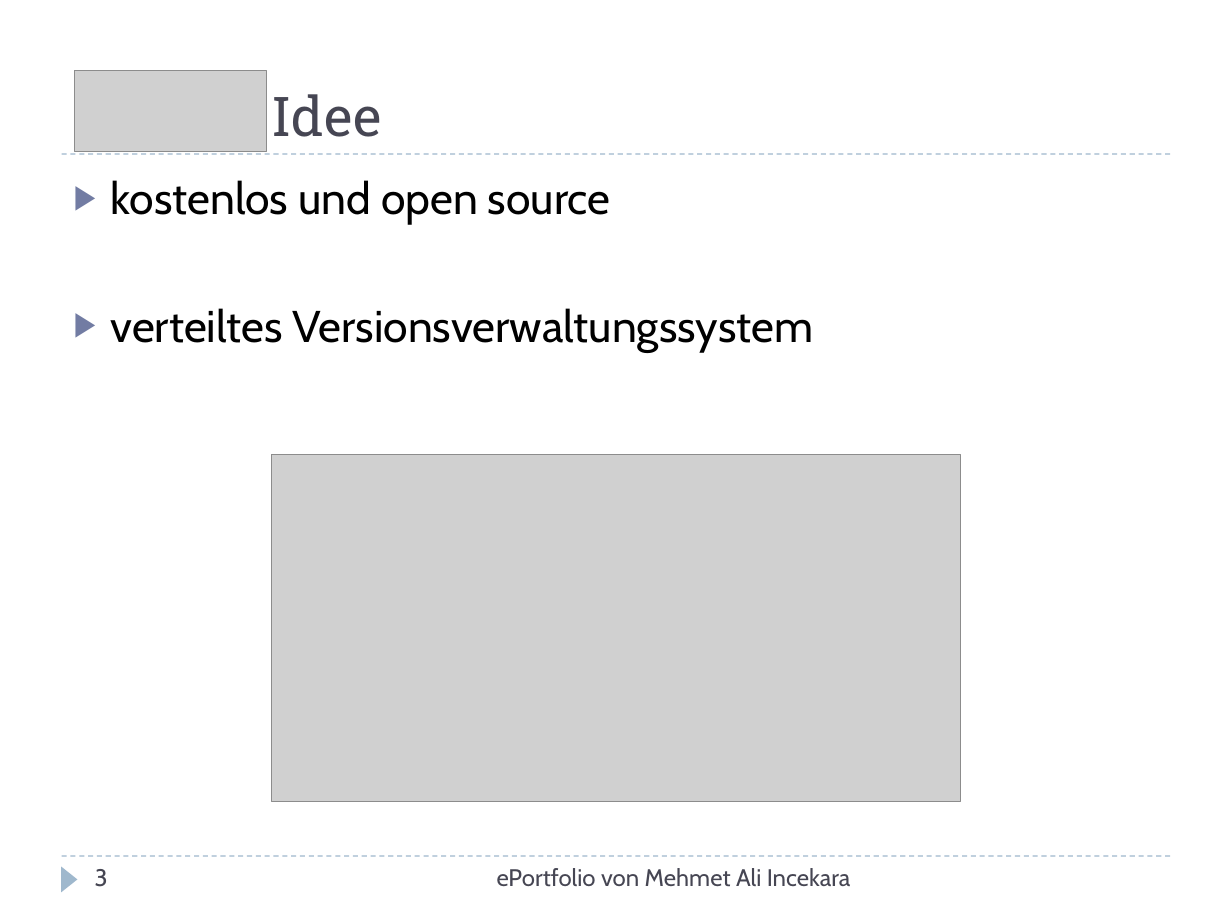
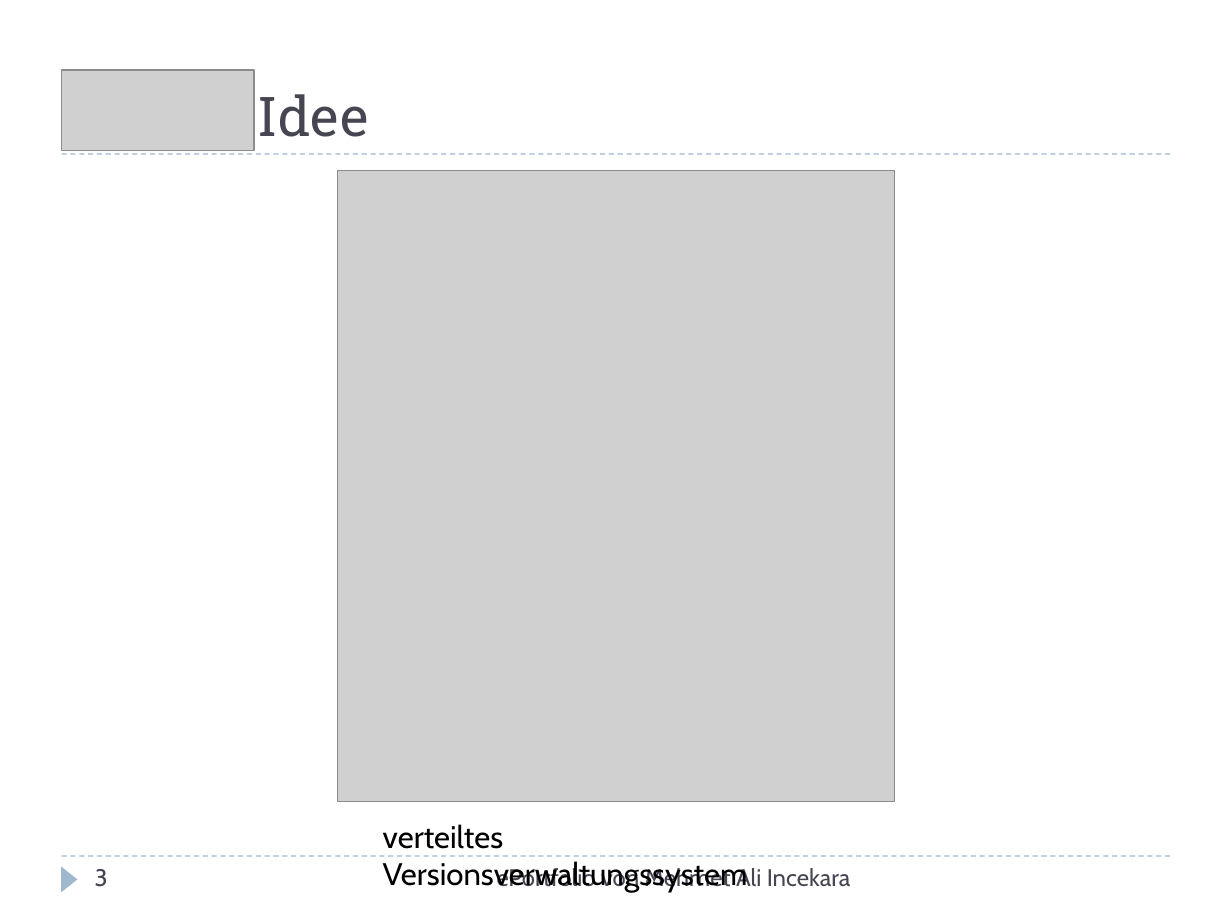
Before and after one commit to xnappy/ePortfolio, a slide deck: slide 3 of Git-und-GitHub.pptx. Drawn at 1232x924 pixels with LibreOffice and Linux fonts; fonts in the diff are those of the drawing; grey boxes stand for pictures. Boxes give left, top, right and bottom in pixels: in the first picture for what was removed or moved away, otherwise in the second. Text is boxed around its words. In the diff, an @@ line names an element or a change of style, - is before the commit and + after.

```diff
--- a/Git-und-GitHub.pptx
+++ b/Git-und-GitHub.pptx
@@ title "- Idee": place and size @@
-title "- Idee" at <box>272,94,383,137</box>
+title "- Idee" at <box>258,94,369,137</box>
@@ picture: place and size @@
-picture at <box>74,70,266,152</box>
+picture at <box>62,70,254,152</box>
@@ picture added at <box>338,170,896,801</box> @@
@@ text at <box>111,180,611,225</box>: paragraph removed @@
-▶ kostenlos und open source
@@ picture removed at <box>271,455,960,802</box> @@
@@ text "verteiltes Versionsverwaltungssystem": place and size @@
-text "verteiltes Versionsverwaltungssystem" at <box>111,180,813,352</box>
+text "verteiltes Versionsverwaltungssystem" at <box>383,824,748,893</box>
@@ text "verteiltes Versionsverwaltungssystem" at <box>383,824,748,893</box>: size 26 to 18.2 pt; bullet ▶ to none @@
```
Also in this commit, not shown: 6 other slides changed, 2 slides added.
